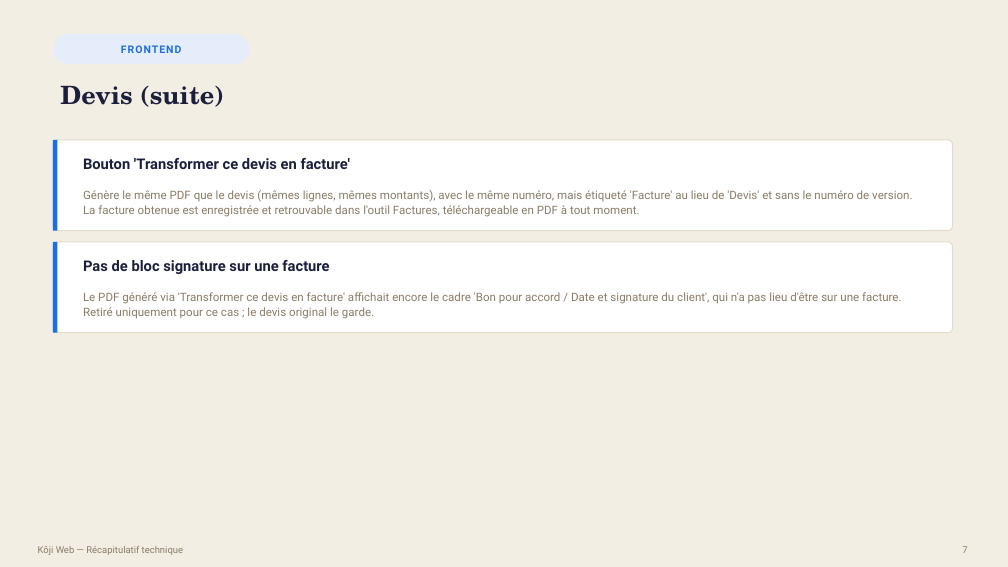
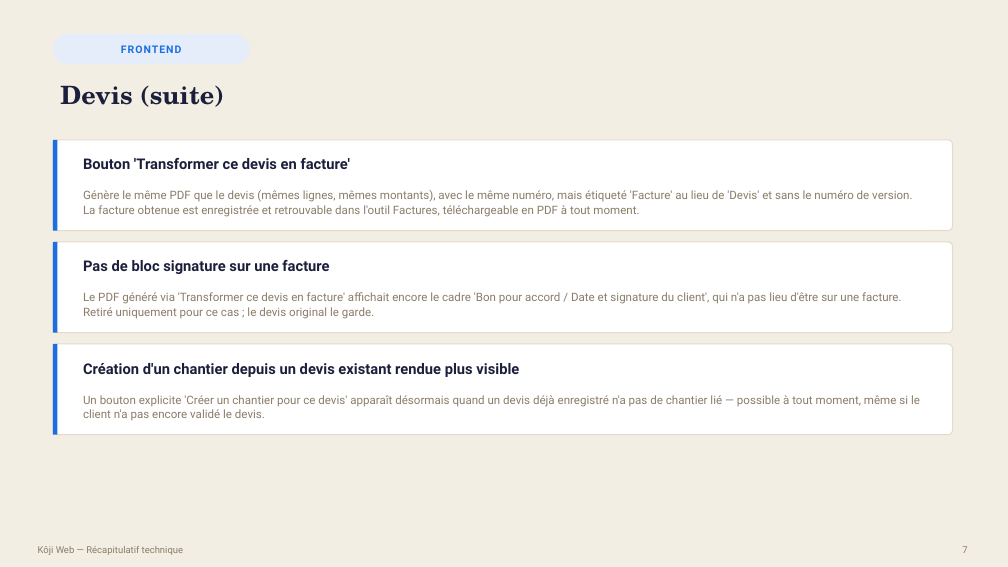
Before and after one commit to bouhouchimira-prog/web-app-Koji, a slide deck: slide 7 of docs/manager-recap/Recap-Koji-Manager.pptx. Drawn at 1008x567 pixels with LibreOffice and Linux fonts; fonts in the diff are those of the drawing. Boxes give left, top, right and bottom in pixels: in the first picture for what was removed or moved away, otherwise in the second. Text is boxed around its words. In the diff, an @@ line names an element or a change of style, - is before the commit and + after.

```diff
--- a/docs/manager-recap/Recap-Koji-Manager.pptx
+++ b/docs/manager-recap/Recap-Koji-Manager.pptx
@@ rounded rectangle added at [53,344,953,435], fill #FFFFFF, outline #E4DCCB 1 pt @@
@@ rectangle added at [53,344,57,435], fill #1D6FE0 @@
@@ text added at [83,363,519,377], 14 pt, text #1B1F3B, bold @@
+Création d'un chantier depuis un devis existant rendue plus visible
@@ text added at [83,395,920,420], 11 pt, text #8A7C68 @@
+Un bouton explicite 'Créer un chantier pour ce devis' apparaît désormais quand un devis déjà enregistré n'a pas de chantier lié — possible à tout moment, même si le client n'a pas encore validé le devis.
```
Also in this commit, not shown: 4 other slides changed, 6 other files.
